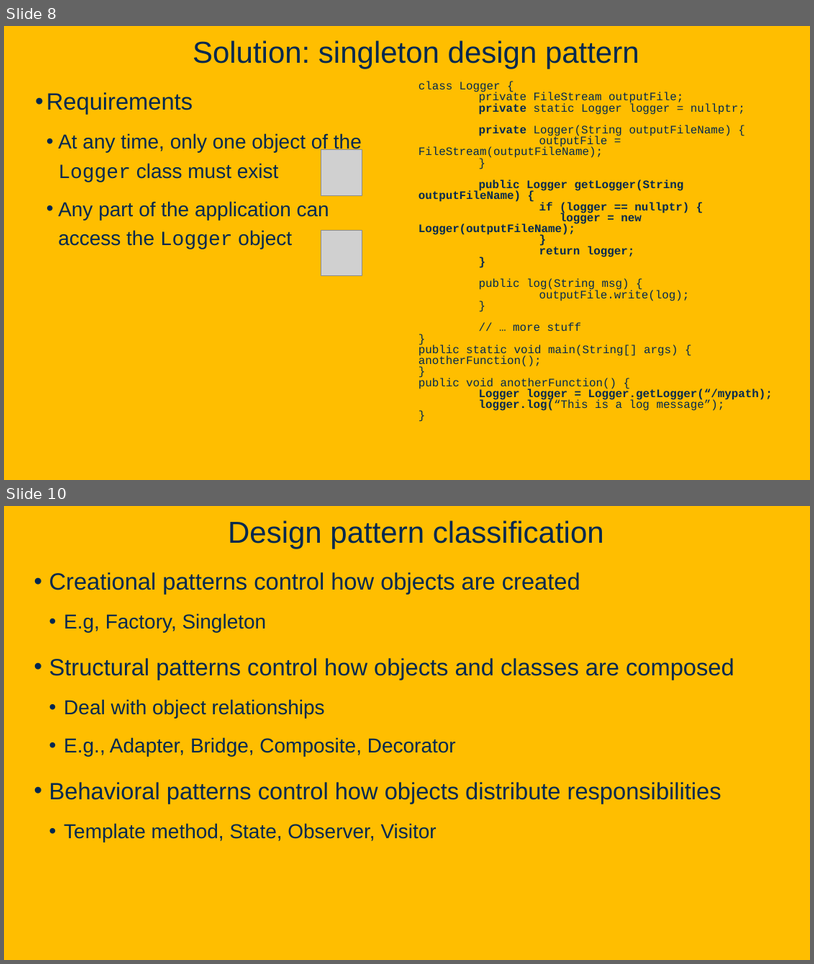
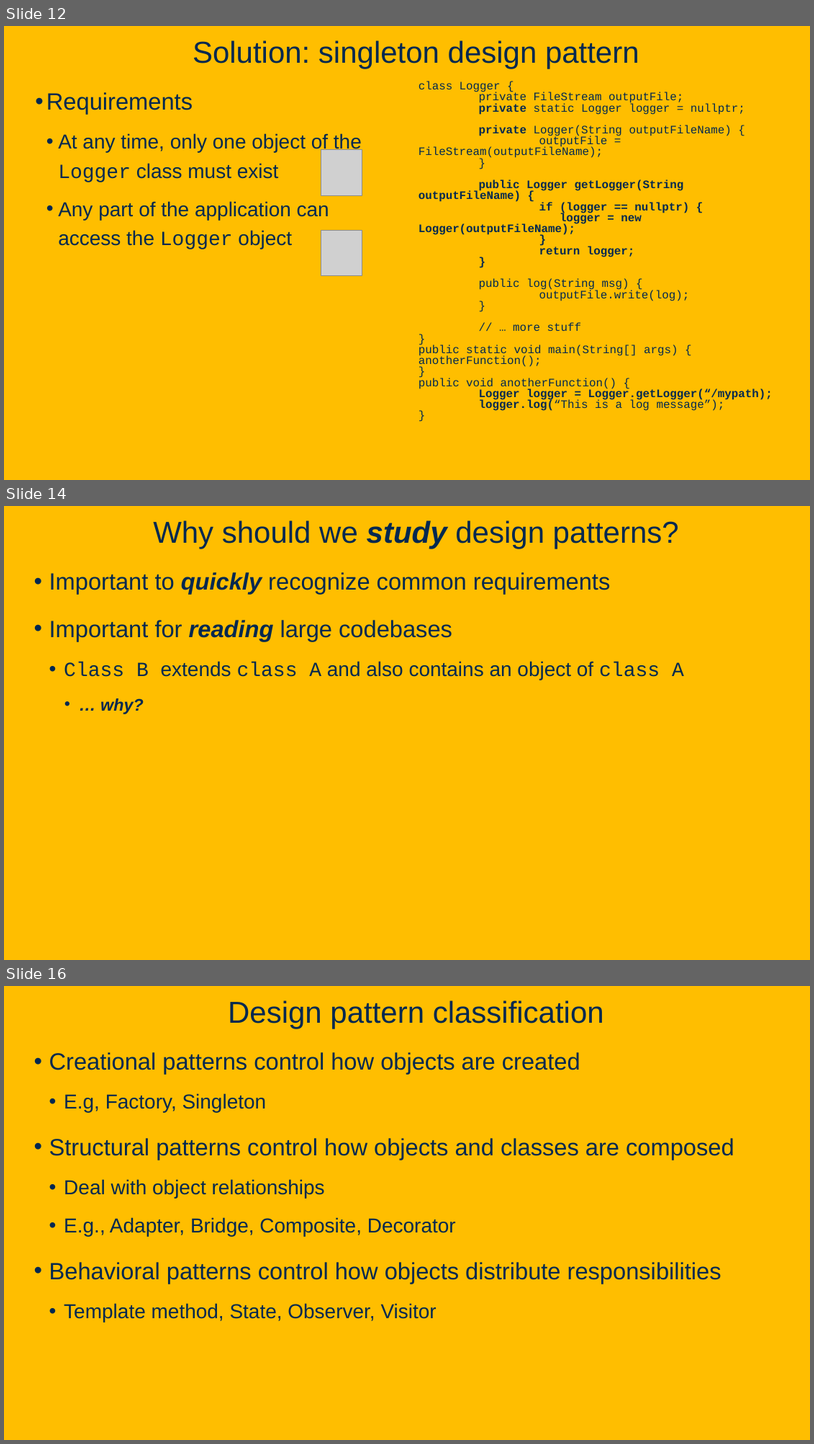
Before and after one commit to davsec-teaching/ECS160-Winter2025, a slide deck: slides/8_design_patterns.pptx. Shown one above the other, each under a label of ours: slides 8 and 10 before the commit, slides 12, 14 and 16 after it; the slides between them are not shown. The pictures are 814x964 and 814x1444 pixels, drawn with LibreOffice and Linux fonts; fonts in the diff are those of the drawing; grey boxes stand for pictures; background and template pictures are left out. Boxes give left, top, right and bottom in pixels: in the first picture for what was removed or moved away, otherwise in the second. Text is boxed around its words. In the diff, an @@ line names an element or a change of style, - is before the commit and + after.

Commit message:
Updated software architecture and design patterns slides.

```diff
--- a/slides/8_design_patterns.pptx
+++ b/slides/8_design_patterns.pptx
@@ slide 14 added at [4,506,810,960], background picture (left out) @@
@@ title added at [153,520,679,548], 36 pt, text #022850 @@
+Why should we study design patterns?
@@ text added at [49,572,684,714], 28 pt, text #022850 @@
+• Important to quickly recognize common requirements
+• Important for reading large codebases
+  • Class B extends class A and also contains an object of class A
+    • … why?
@@ what was slide 8 is now slide 12 @@
@@ what was slide 10 is now slide 16 @@
```
Also in this commit, not shown: 5 slides changed, 5 other slides added, 1 other file.
